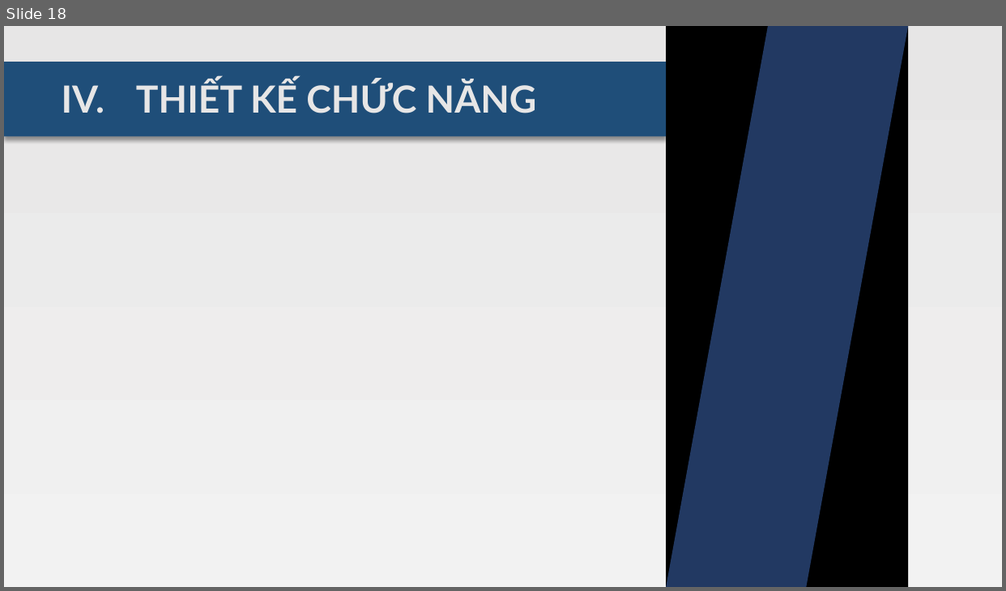
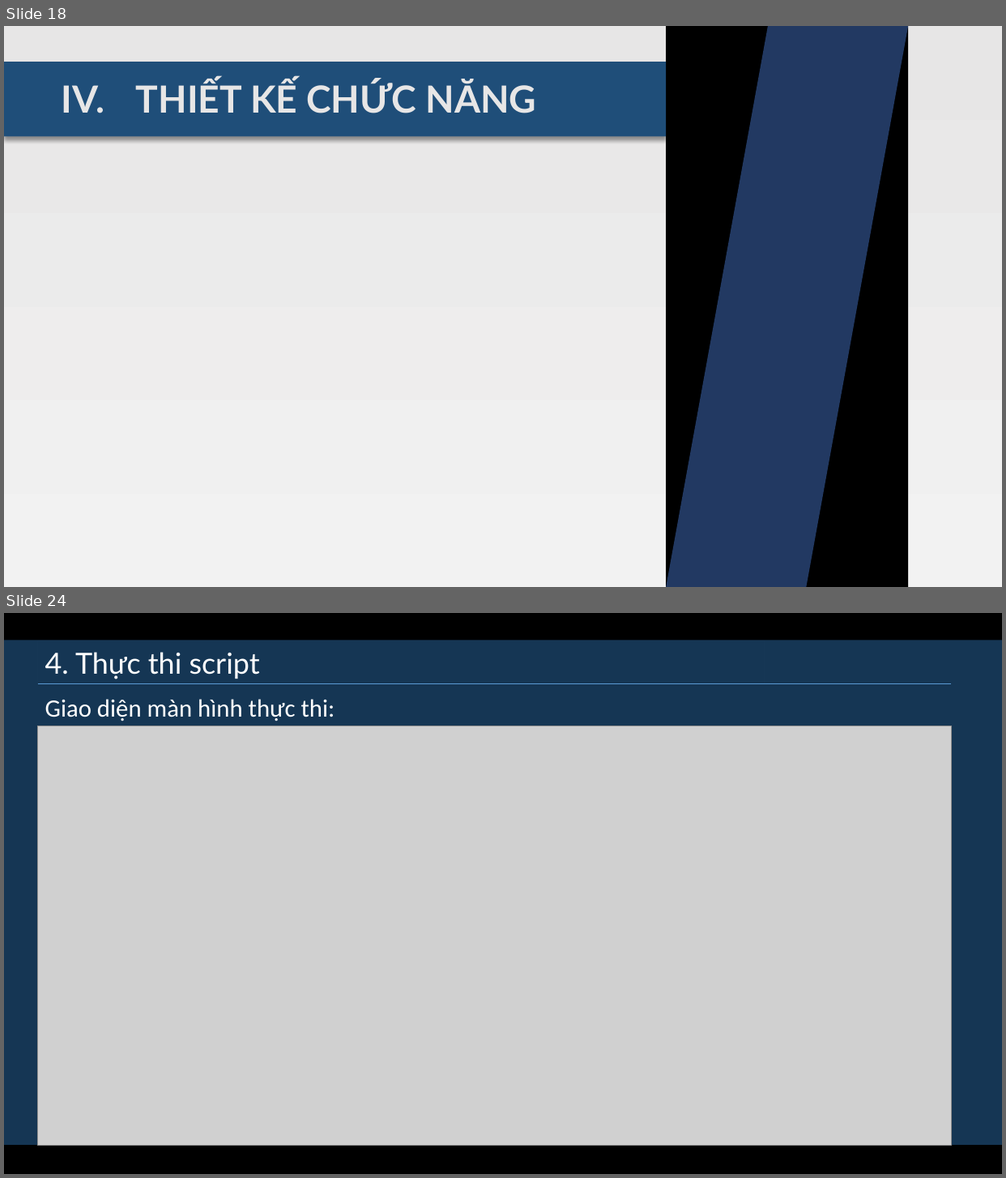
Before and after one commit to diennttlu/Graduation-Project, a slide deck: documents/implementations/slide.pptx. Shown one above the other, each under a label of ours: slide 18 before the commit, slides 18 and 24 after it; the slides between them are not shown. The pictures are 1006x591 and 1006x1178 pixels, drawn with LibreOffice and Linux fonts; fonts in the diff are those of the drawing; grey boxes stand for pictures. Boxes give left, top, right and bottom in pixels: in the first picture for what was removed or moved away, otherwise in the second. Text is boxed around its words. In the diff, an @@ line names an element or a change of style, - is before the commit and + after.

```diff
--- a/documents/implementations/slide.pptx
+++ b/documents/implementations/slide.pptx
@@ slide 24 added at (4,613,1002,1174), background gradient #E7E6E6 to #F2F2F2 @@
@@ rectangle added at (4,613,1002,1174), fill #000000 @@
@@ rectangle added at (4,640,1002,1145), fill #1F4E79 at 70% opacity @@
@@ rectangle added at (38,641,765,684), outline #163755 0.75 pt, 28 pt, text #FFFFFF @@
+4. Thực thi script
@@ line added from (38, 684) to (951, 684), #5B9BD5 0.5 pt @@
@@ text added at (45,699,335,721), 24 pt, text #FFFFFF @@
+Giao diện màn hình thực thi:
@@ picture added at (38,726,951,1145) @@
```
Also in this commit, not shown: 9 other slides added, 1 slide removed, 3 other files.
